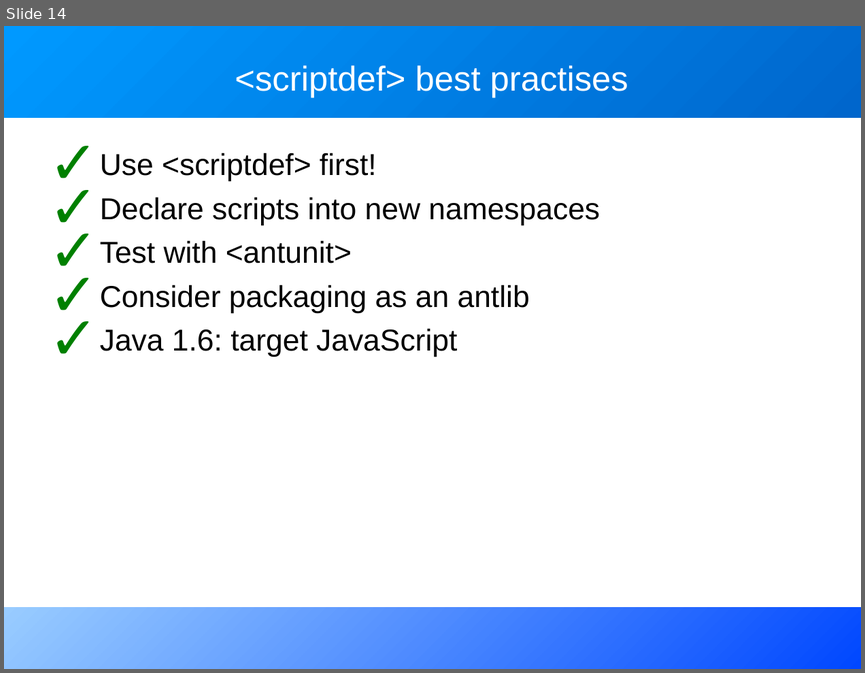
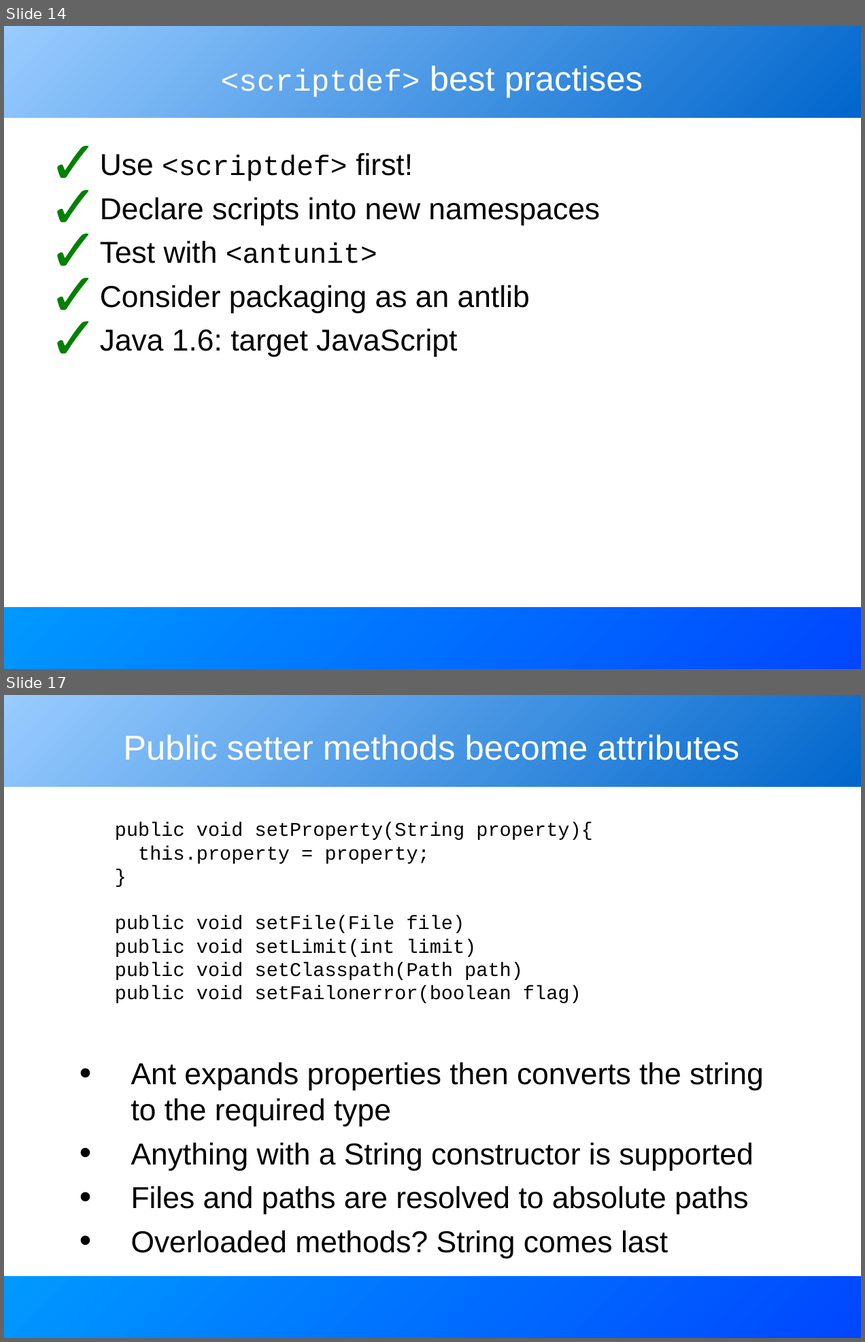
Before and after one commit to BeatrizTercero/repoSvnAnt, a slide deck: core/trunk/docs/slides/extending_ant.odp. Shown one above the other, each under a label of ours: slide 14 before the commit, slides 14 and 17 after it; the slides between them are not shown. The pictures are 865x673 and 865x1342 pixels, drawn with LibreOffice and Linux fonts; fonts in the diff are those of the drawing. Boxes give left, top, right and bottom in pixels: in the first picture for what was removed or moved away, otherwise in the second. Text is boxed around its words. In the diff, an @@ line names an element or a change of style, - is before the commit and + after.

```diff
--- a/core/trunk/docs/slides/extending_ant.odp
+++ b/core/trunk/docs/slides/extending_ant.odp
@@ slide 17 added at [4, 695, 861, 1338], background #FFFFFF; not listed: 2 template elements that a slide beside it also shows @@
@@ title added at [123, 734, 739, 760], 32 pt, text #FFFFFF @@
+Public setter methods become attributes
@@ text added at [115, 822, 592, 1003], 18 pt, text #000000 @@
+public void setProperty(String property){
+this.property = property;
+}
+public void setFile(File file)
+public void setLimit(int limit)
+public void setClasspath(Path path)
+public void setFailonerror(boolean flag)
@@ text added at [131, 1062, 764, 1258], 28 pt, text #000000 @@
+• Ant expands properties then converts the string to the required type
+• Anything with a String constructor is supported
+• Files and paths are resolved to absolute paths
+• Overloaded methods? String comes last
@@ slide 14 changed as well @@
@@ rectangle at [4, 26, 861, 118]: fill gradient #0066CC to #0099FF to gradient #0066CC to #99CCFF @@
@@ title "<scriptdef> best practises" at [221, 65, 643, 98]: size 32 to 28 pt, font Arial to Courier New in "<scriptdef>" @@
@@ text at [100, 152, 413, 263]: size 28 to 26 pt, font Arial to Courier New in "<scriptdef>", "<antunit>" @@
@@ rectangle at [4, 607, 861, 669]: fill gradient #0047FF to #99CCFF to gradient #0047FF to #0099FF @@
```
Also in this commit, not shown: 23 other slides changed, 5 other slides added, 1 slide removed.
